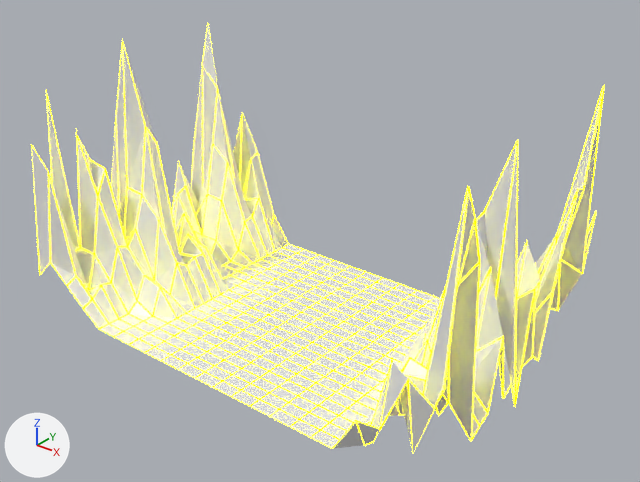
The Blender file Content/Assets/Tron_Flat.blend: old version first, new version second.
Both versions are drawn from a camera (50 mm lens) standing at (37.7, -34.4, 35.1) and looking at (2.0, 10.2, 7.5). Every picture has the same lights, and +X, +Y and +Z are marked at lower left.
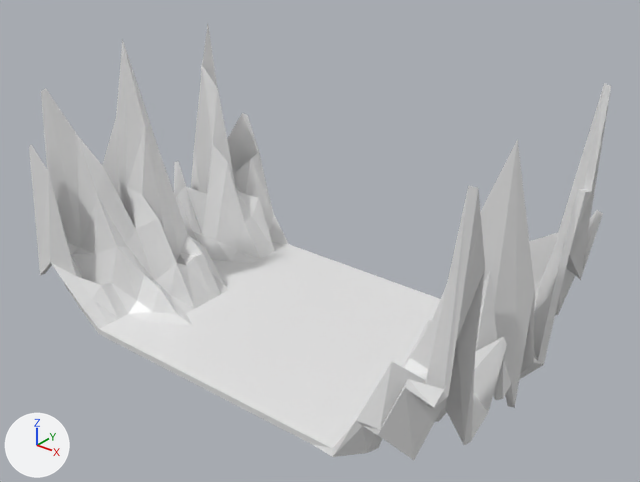
Boxes (x1, y1, x2, y2) around the edits, measured in the pictures (640 x 482 px):
```json
{"object": "Plane", "change": "reshaped, modifiers changed", "before": [31, 25, 604, 452], "after": [29, 25, 611, 460]}
{"object": "Plane.001", "change": "deleted", "before": [31, 23, 605, 453], "on screen": "yellow"}
{"part": 1, "of": "me_plane", "change": "cut back", "before": [45, 26, 604, 452], "after": [129, 275, 202, 331]}
```

The change, as JSON lines over the scene's bpy script:
```json
{"block": "me_plane", "where": "# used by ob_plane; location = (0.0, 0.0, 0.0)"}
{"op": "remove", "block": "me_plane", "code": "me_plane.from_pydata(...)  # 968 vertices, 966 faces; spans x -18.0..18.0, y 0.0..20.0, z 0.0..20.1"}
{"op": "add", "block": "me_plane", "code": "me_plane.from_pydata(...)  # 484 vertices, 441 faces; spans x -18.0..18.0, y 0.0..20.0, z 0.0..20.1"}
{"block": "me_plane", "change": "me_plane part 1: 1 vertex moved from x 12.9, y 7.6, z 4.7 to x 12.9, y 7.6, z 1.4; 486 vertices removed from x -18.0..18.0, y 0.0..20.0, z 0.0..20.1; 2 vertices added at x -9.4..-7.7, y 3.8..4.8, z 0.4"}
{"op": "add", "block": "ob_plane", "code": "_m = ob_plane.modifiers.new('Triangulate', 'TRIANGULATE')"}
{"op": "add", "block": "ob_plane", "code": "_m.quad_method = 'BEAUTY'"}
{"op": "add", "block": "ob_plane", "code": "_m = ob_plane.modifiers.new('Solidify', 'SOLIDIFY')"}
{"op": "add", "block": "ob_plane", "code": "_m.thickness = 0.5"}
{"op": "add", "block": "ob_plane", "code": "_m.use_quality_normals = True"}
{"op": "add", "block": "ob_plane", "code": "_m.nonmanifold_thickness_mode = 'FIXED'"}
{"op": "add", "block": "ob_plane", "code": "_m.nonmanifold_merge_threshold = 0.0003"}
{"op": "remove", "block": "ob_plane_001", "code": ["ob_plane_001 = bpy.data.objects.new('Plane.001', me_plane_001)", "ob_plane_001.location = (0.0, 0.0, 0.0)"]}
```
